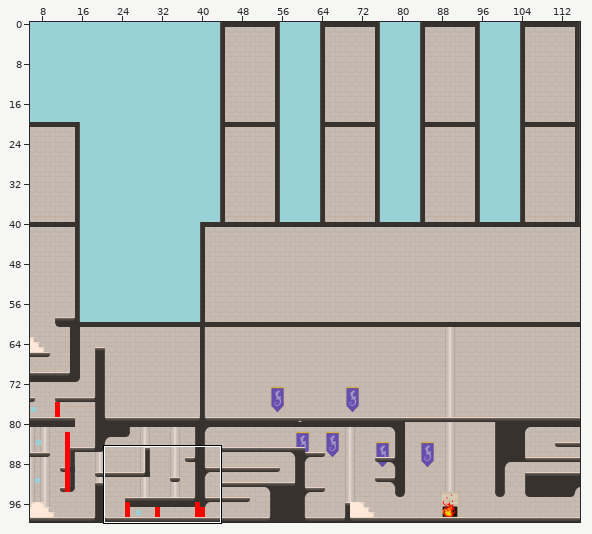
Level history. Tiled map: assets/carte_chambord.tmx. Above, an overview of the earlier version with the close-up marked.
Close-up. Before:
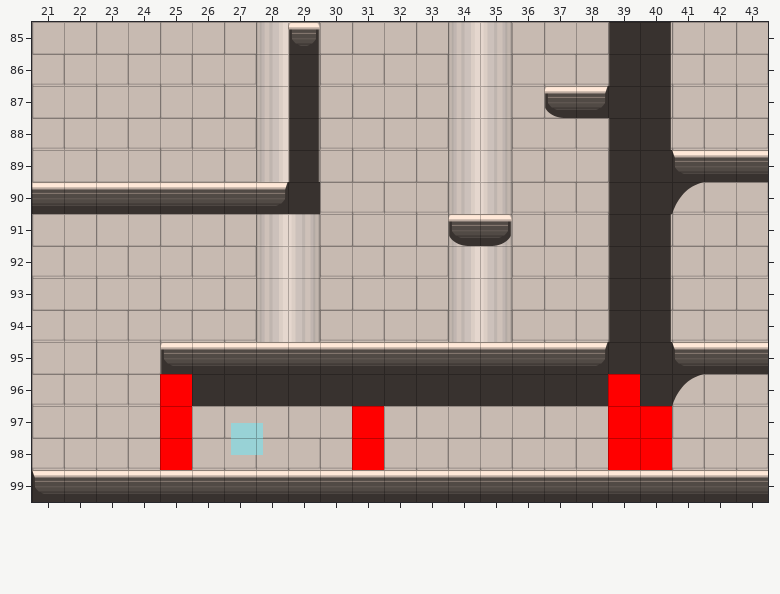
Cells are 300x300 px. Shown: x 21..43, y 85..99. The commit also changed other parts of the map, which this record leaves out. Not drawn, because the pictures are missing: unchanged layer "fond".
The result:
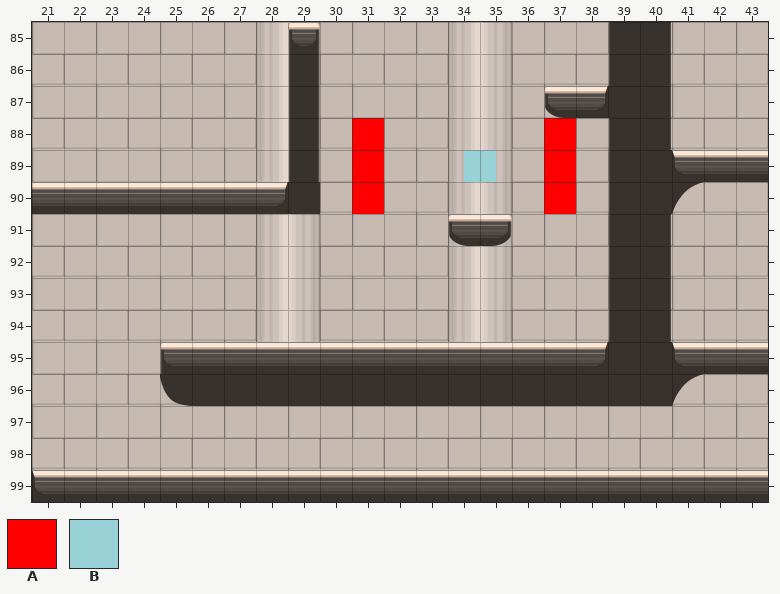
Key: from "tileset_chambord": A 24, B 25.
_ is an empty cell.
Objects are placed by their top-left corner, in cells (3,4 is the top-left corner of cell 3,4); size is 1x1 cell unless given.
Tiles replaced or removed in this view: A.
What changed:
Changed rows in their new state; . is an unchanged cell.
Layer "layer_fire" (now hidden):
first column x 39:
 96 _.
 97 __
 98 __
Layer "layer_spawnTableau":
added: B at 34.5,89
removed: B at 27.2,97.5
Layer "layer_tableau":
first column x 31:
 88 A.....A
 89 A.....A
 90 A.....A
first column x 25:
 96 _......
 97 _....._
 98 _....._
Pixel boxes of the changes (left, top, right, bottom) in both close-ups:
added: (352, 118, 384, 214)
added: (544, 118, 576, 214)
added: (464, 150, 496, 182)
removed: (160, 374, 192, 470)
removed: (608, 374, 672, 470)
removed: (352, 406, 384, 470)
removed: (231, 423, 263, 455)
